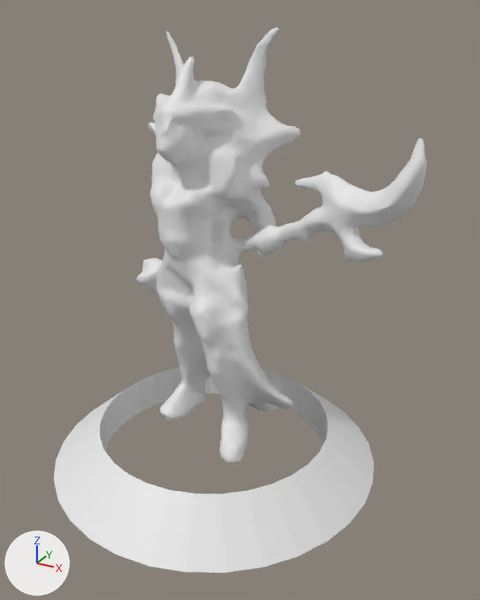
One commit to the OBJ model assets/models/hero_arythea.obj: the scene before it, then after it.
Rendered twice from a camera (50 mm lens) standing at (1.91, -3.12, 2.7) and looking at (0.2, -0.02, 1.15). The axes (+X, +Y, +Z) are drawn at lower left. The lights are the same throughout. The older version comes first. Where no turn or scale is listed for an object, it has been applied to the vertices. Vertices at exactly the same position are counted once.

Before the edit, the objects in view are built like this:
```python
me_arythea = bpy.data.meshes.new('Arythea')
me_arythea.from_pydata(...)  # 9364 vertices, 18595 faces; spans x -1.04..1.21, y -1.04..1.04, z 0.0..2.6
ob_arythea = bpy.data.objects.new('Arythea', me_arythea)
ob_arythea.location = (0.0, 0.0, 0.0)
```
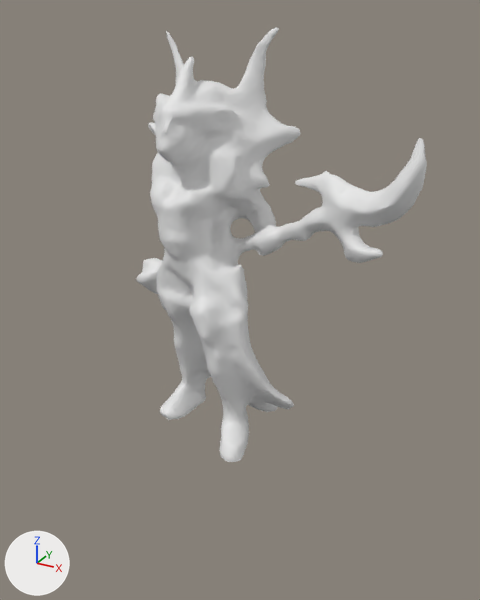
Location of each change, (x1, y1, x2, y2) in pixels of the pictures (480 x 600 px):
'Arythea', reshaped (22% narrower, 20% shorter)
    before: (54, 27, 427, 573)
    after: (136, 27, 427, 462)
part 1 of me_arythea, deleted
    before: (54, 367, 374, 573)

Diff of the bpy script that builds the scene:
```diff
--- a/assets/models/hero_arythea.obj.py
+++ b/assets/models/hero_arythea.obj.py
@@ me_arythea @@
 # used by ob_arythea; location = (0.0, 0.0, 0.0)
-me_arythea.from_pydata(...)  # 9364 vertices, 18595 faces; spans x -1.04..1.21, y -1.04..1.04, z 0.0..2.6
+me_arythea.from_pydata(...)  # 9268 vertices, 18403 faces; spans x -0.84..1.21, y -0.35..0.52, z 0.26..2.6
+# me_arythea part 1: the loose piece of 96 vertices spanning x -1.04..1.04, y -1.04..1.04, z 0.0..0.26 is deleted
```
